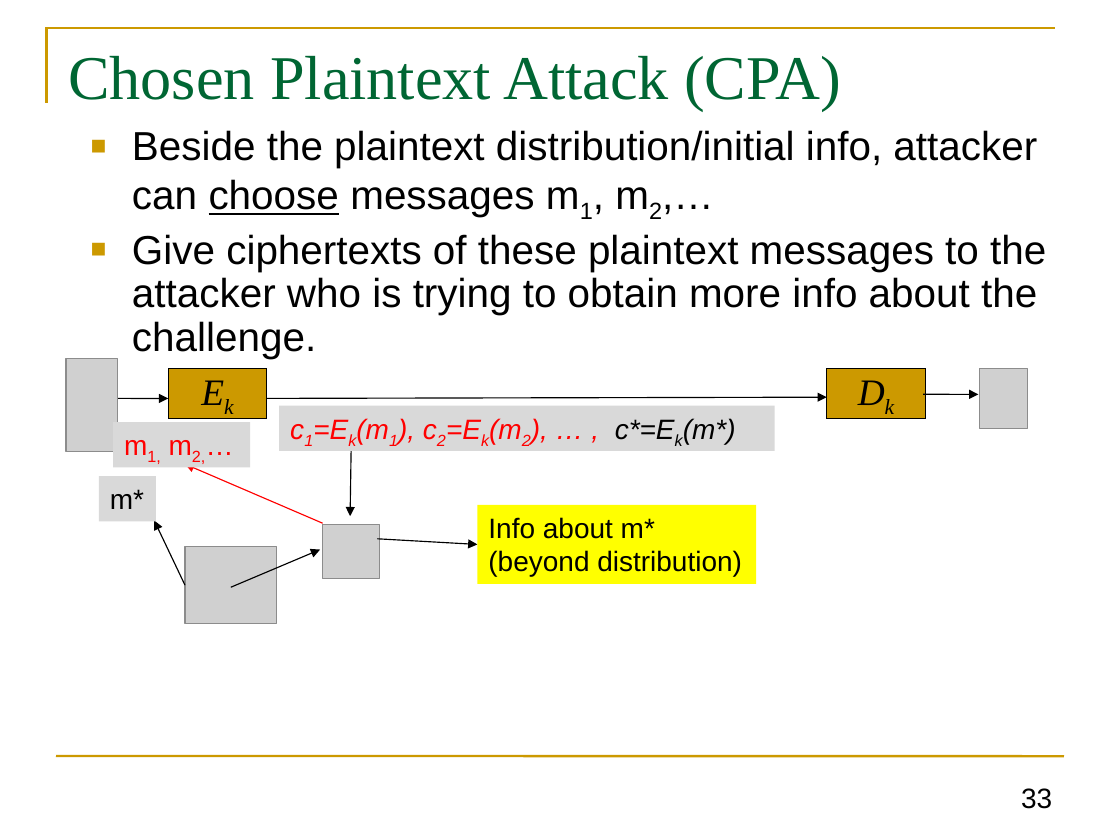
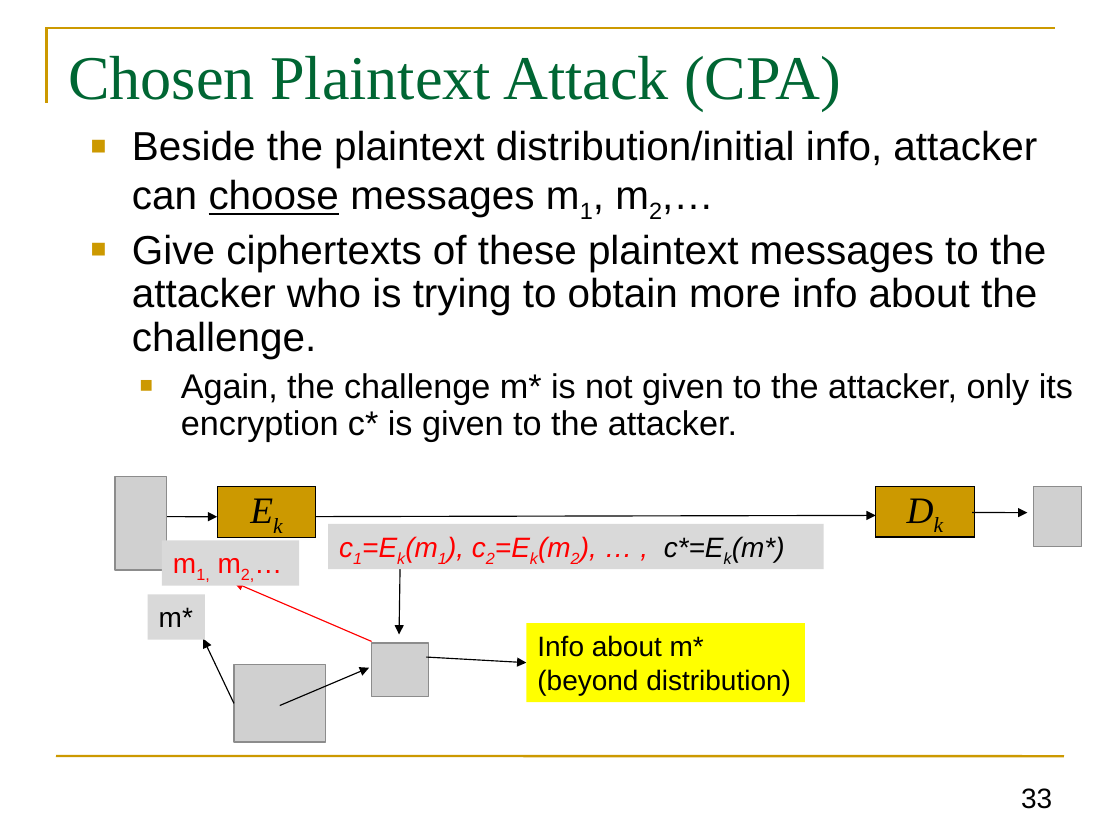
Before and after one commit to GhadaAlmashaqbeh/GhadaAlmashaqbeh.github.io, a slide deck: slide 33 of courses/cse3400-f2026/lecture2.pptx. Drawn at 1120x840 pixels with LibreOffice and Linux fonts; fonts in the diff are those of the drawing; grey boxes stand for pictures. Boxes give left, top, right and bottom in pixels: in the first picture for what was removed or moved away, otherwise in the second. Text is boxed around its words. In the diff, an @@ line names an element or a change of style, - is before the commit and + after.

```diff
--- a/courses/cse3400-f2026/lecture2.pptx
+++ b/courses/cse3400-f2026/lecture2.pptx
@@ text at [181,373,1073,441]: paragraph added @@
+    ■ Again, the challenge m* is not given to the attacker, only its encryption c* is given to the attacker.
@@ picture: place and size @@
-picture at [979,368,1027,429]
+picture at [1034,487,1082,548]
@@ 6 rectangles, 5 arrows, 2 pictures: place and size @@
-6 rectangles, 5 arrows, 2 pictures at [66,358,979,587]
+6 rectangles, 5 arrows, 2 pictures at [115,476,1027,706]
@@ 3 arrows, 1 picture: place and size @@
-3 arrows, 1 picture at [113,398,827,624]
+3 arrows, 1 picture at [162,515,876,741]
@@ text added at [692,701,708,702], 18 pt, text #FFFFFF @@
+a
```
Also in this commit, not shown: 7 other slides changed, 2 other files.
